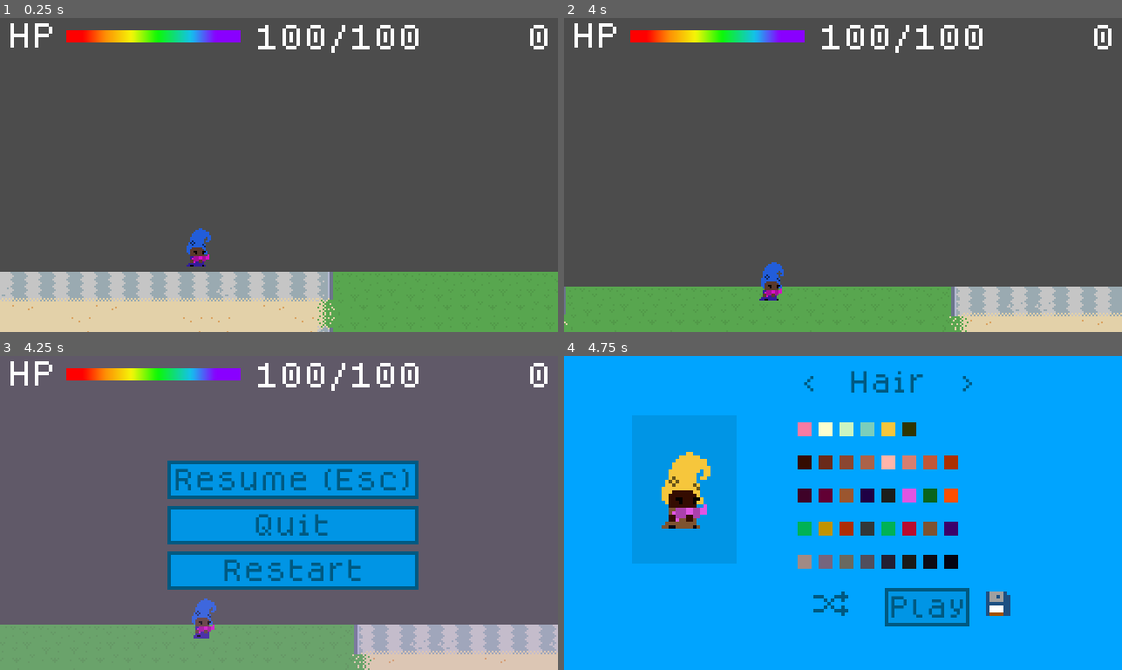
Above: before the commit, frames 1-4 (two rows, left to right).
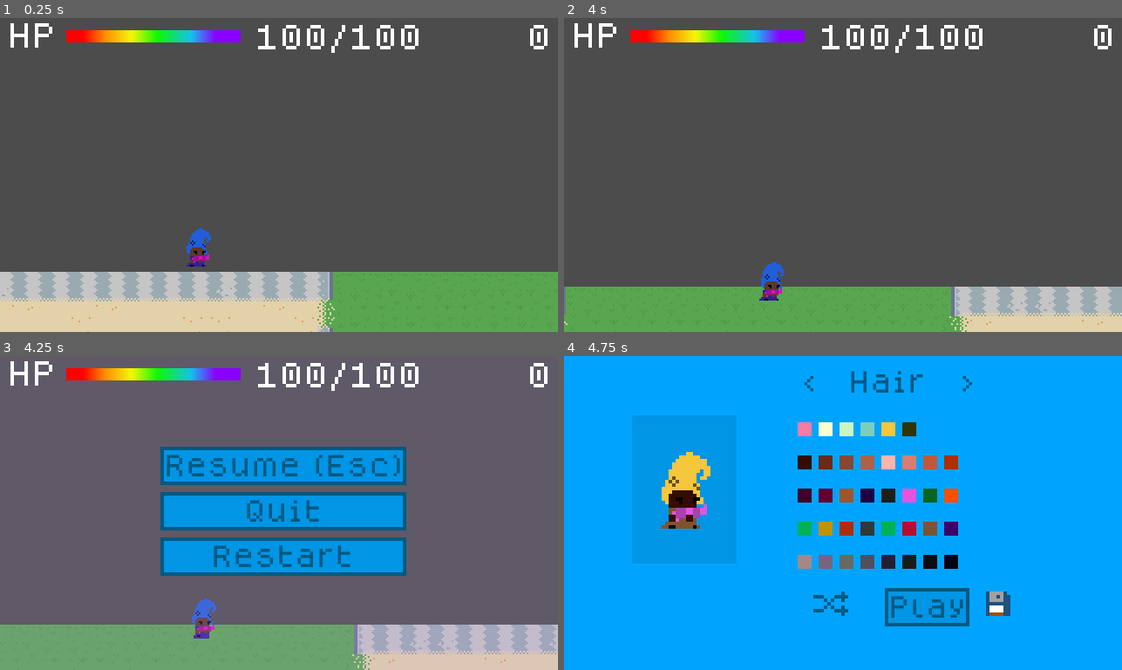
Above: after the commit, the same moments.

Repository: hamiltonromualdo/bring-ur-glam
Game: Godot game, scene res://src/Levels/Playground.tscn
Two runs of this game, one before a commit and one after it. Both use one fixed random seed, a clock stepped at 60 frames per second and the inputs below.
Inputs (mouse positions are in pixels of both pictures, inside the frame that each line leads up to):
- Up to frame 1 (0.25 s): no input
- Up to frame 2 (4 s): move the mouse to (965, 159) at 0.52 s; hold Right (ui_right) 0.53-2.03 s; move the mouse to (731, 190) at 1.27 s; move the mouse to (898, 105) at 2.02 s; hold Left (ui_left) 2.03-2.78 s; move the mouse to (815, 237) at 2.77 s; hold Right (ui_right) from 2.78 s (still down); move the mouse to (1010, 222) at 3.52 s
- Up to frame 3 (4.25 s): keep holding Right (ui_right); tap Escape (ui_cancel) at 4.15 s
- Up to frame 4 (4.75 s): release Right (ui_right) at 4.25 s; click "Restart" at 4.25 s

Frames 1-2 are identical in both runs. In frame 3, 15% of the frame differs, in the area x 28-75%, y 28-75%; in frame 4, nothing differs.

Commit message:
Center pause screen

Diff:
--- a/bring_ur_glam/src/UserInterface/PauseScreen.tscn
+++ b/bring_ur_glam/src/UserInterface/PauseScreen.tscn
@@ -21,41 +21,43 @@
 }
 
 [node name="MarginContainer" type="MarginContainer" parent="."]
-anchor_right = 1.0
-anchor_bottom = 1.0
-margin_left = 96.0
-margin_top = 60.0
-margin_right = -80.0
-margin_bottom = -20.0
+anchor_left = 0.5
+anchor_top = 0.5
+anchor_right = 0.5
+anchor_bottom = 0.5
+margin_left = -68.5
+margin_top = -38.5
+margin_right = 68.5
+margin_bottom = 38.5
 __meta__ = {
 "_edit_use_anchors_": false
 }
 
 [node name="VBoxContainer" type="VBoxContainer" parent="MarginContainer"]
-margin_right = 144.0
-margin_bottom = 100.0
+margin_right = 137.0
+margin_bottom = 77.0
 __meta__ = {
 "_edit_use_anchors_": false
 }
 
 [node name="Resume" type="Button" parent="MarginContainer/VBoxContainer"]
-margin_right = 144.0
-margin_bottom = 18.0
+margin_right = 137.0
+margin_bottom = 23.0
 text = "Resume (Esc)"
 
 [node name="Quit" type="Button" parent="MarginContainer/VBoxContainer"]
-margin_top = 22.0
-margin_right = 144.0
-margin_bottom = 40.0
+margin_top = 27.0
+margin_right = 137.0
+margin_bottom = 50.0
 text = "Quit"
 __meta__ = {
 "_editor_description_": ""
 }
 
 [node name="Restart" type="Button" parent="MarginContainer/VBoxContainer"]
-margin_top = 44.0
-margin_right = 144.0
-margin_bottom = 62.0
+margin_top = 54.0
+margin_right = 137.0
+margin_bottom = 77.0
 text = "Restart"
 __meta__ = {
 "_editor_description_": ""
